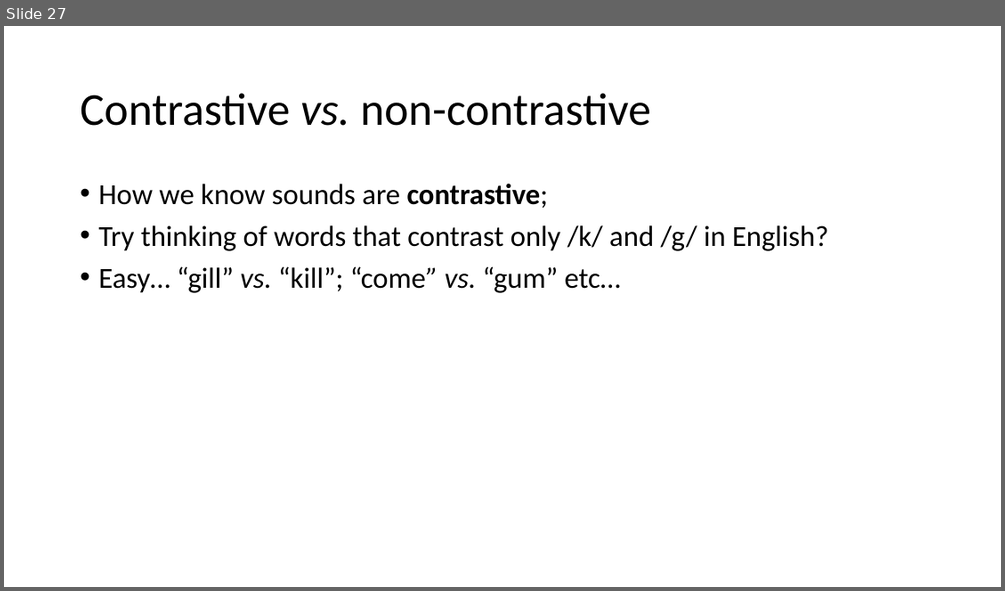
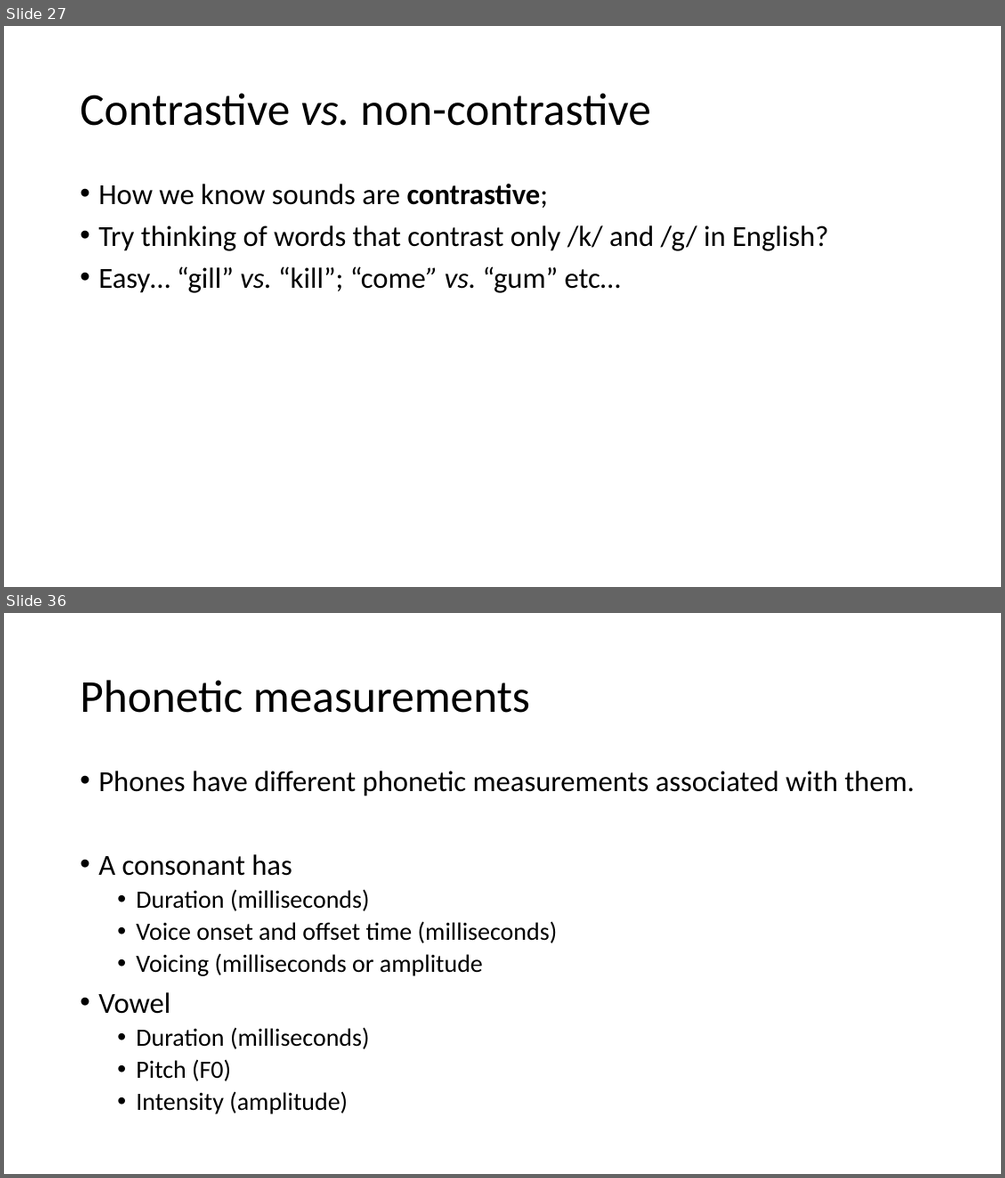
Before and after one commit to ajrtallman/Corpus_Linguistics_FSU_2023-2024, a slide deck: 03_lectures/CorpusLinguistics_2023_11_03.odp. Shown one above the other, each under a label of ours: slide 27 before the commit, slides 27 and 36 after it; the slides between them are not shown. The pictures are 1005x591 and 1005x1178 pixels, drawn with LibreOffice and Linux fonts; fonts in the diff are those of the drawing. Boxes give left, top, right and bottom in pixels: in the first picture for what was removed or moved away, otherwise in the second. Text is boxed around its words. In the diff, an @@ line names an element or a change of style, - is before the commit and + after.

```diff
--- a/03_lectures/CorpusLinguistics_2023_11_03.odp
+++ b/03_lectures/CorpusLinguistics_2023_11_03.odp
@@ slide 36 added at (4,613,1001,1174), background #FFFFFF @@
@@ title added at (80,680,530,713), 44 pt, text #000000 @@
+Phonetic measurements
@@ text added at (98,771,914,1114), 24 pt, text #000000 @@
+• Phones have different phonetic measurements associated with them.
+• A consonant has
+  • Duration (milliseconds)
+  • Voice onset and offset time (milliseconds)
+  • Voicing (milliseconds or amplitude
+• Vowel
+  • Duration (milliseconds)
+  • Pitch (F0)
+  • Intensity (amplitude)
```
Also in this commit, not shown: 1 slide changed, 12 other slides added.
